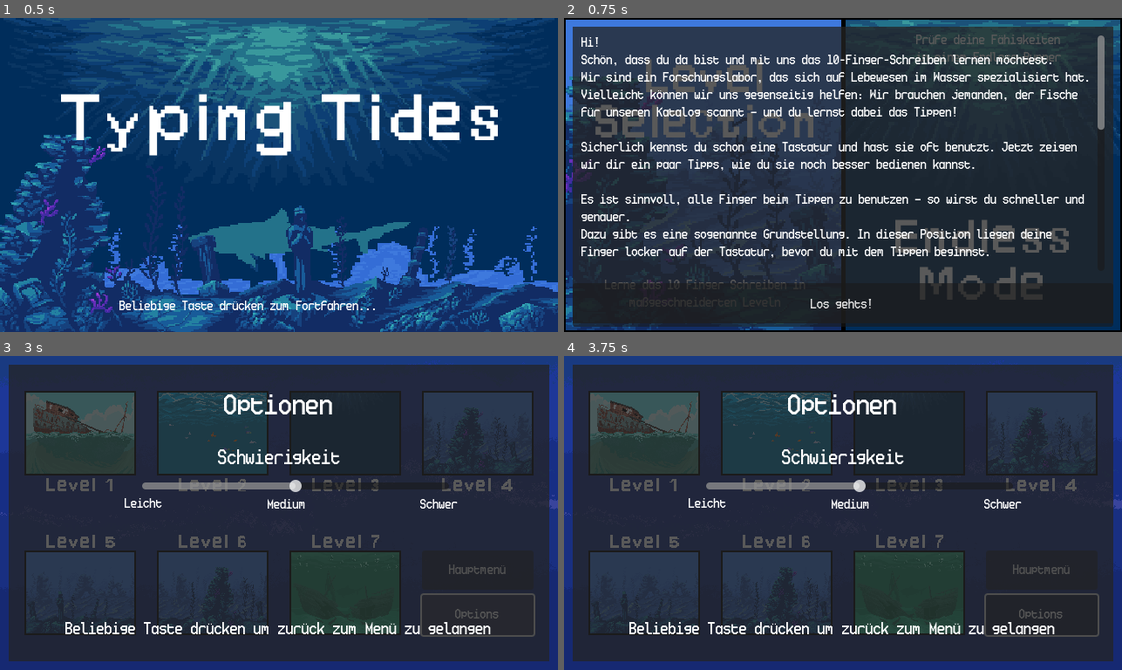
Above: before the commit, frames 1-4 (two rows, left to right).
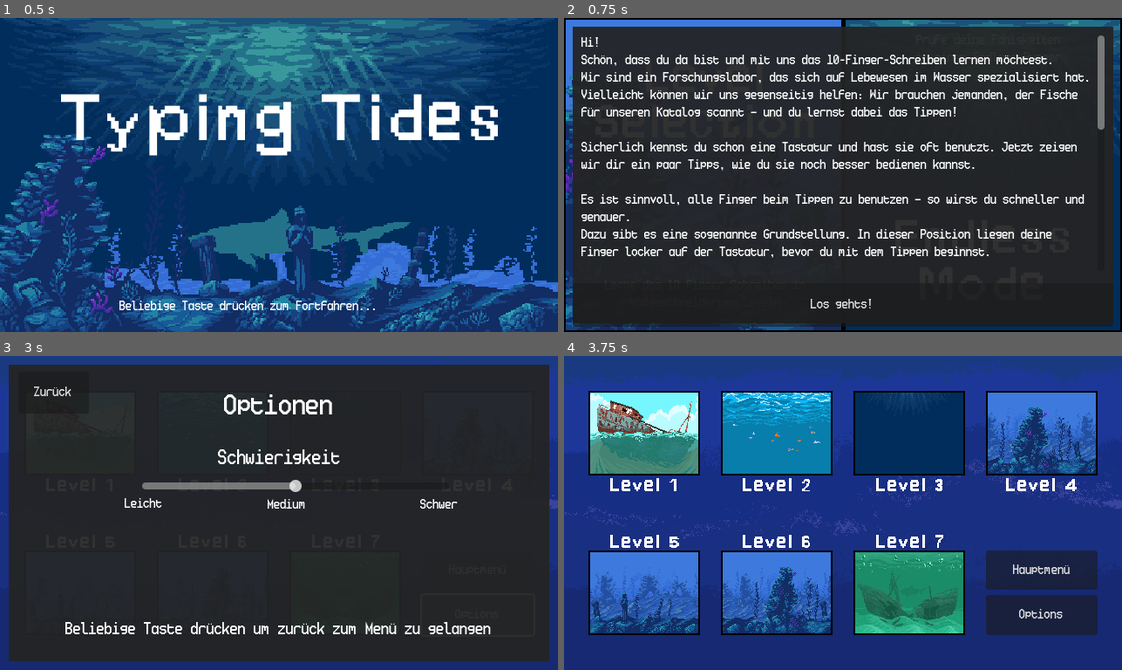
Above: after the commit, the same moments.

Repository: lehmius/typing-tides
Game: Godot game, scene res://scenes/game.tscn
The game is run twice, just before and just after one commit, with the same random seed, the same clock (stepped at 60 frames per second) and the same inputs. The engine's default icon, where the game draws it, is replaced by a stand-in: a white triangle on a blue panel in a dark square.
Inputs (mouse positions are in pixels of both pictures, inside the frame that each line leads up to):
- Up to frame 1 (0.5 s): no input
- Up to frame 2 (0.75 s): tap Enter at 0.5 s; move the mouse to (965, 159) at 0.52 s; click (965, 159) at 0.67 s
- Up to frame 3 (3 s): click "Los gehts!" at 1.25 s; tap Space at 2 s; move the mouse to (167, 528) at 2.02 s; click (167, 528) at 2.17 s; click "Options" at 2.75 s
- Up to frame 4 (3.75 s): click (619, 393) at 3.5 s, where only the run after the commit has a clickable "Zurück"

Frame 1 is identical in both runs. In frame 2, 23% of the frame differs, in the area x 1-91%, y 2-85%; in frame 3, 18%; in frame 4, 87%, in the area x 1-99%, y 2-98%.

Commit message:
Added back button to options

Diff:
--- a/scenes/options.tscn
+++ b/scenes/options.tscn
@@ -81,3 +81,11 @@
 theme_override_font_sizes/font_size = 20
 text = "Beliebige Taste drücken um zurück zum Menü zu gelangen"
 horizontal_alignment = 1
+
+[node name="Back" type="Button" parent="."]
+layout_mode = 0
+offset_left = 21.0
+offset_top = 18.0
+offset_right = 102.0
+offset_bottom = 66.0
+text = "Zurück"
--- a/scenes/popup.tscn
+++ b/scenes/popup.tscn
@@ -4,7 +4,7 @@
 [ext_resource type="PackedScene" uid="uid://eks7rlb74et5" path="res://scenes/pause_component.tscn" id="3_gxv0h"]
 
 [sub_resource type="StyleBoxFlat" id="StyleBoxFlat_cpc1a"]
-bg_color = Color(0.141176, 0.141176, 0.141176, 0.756863)
+bg_color = Color(0.141176, 0.141176, 0.141176, 0.941176)
 
 [node name="Popup" type="Control"]
 custom_minimum_size = Vector2(640, 360)
--- a/scripts/options.gd
+++ b/scripts/options.gd
@@ -3,6 +3,7 @@
 #@onready var dbutton = $Popup/deutsch
 #@onready var ebutton = $Popup/englisch
 @onready var difficultySlider = $Popup/HSlider
+@onready var backButton = $Back
 
 func _ready() -> void:
 	'''
@@ -20,6 +21,7 @@
 	difficultySlider.connect("value_changed",newDifficulty)
 	difficultySlider.mouse_entered.connect(hoverSound)
 	difficultySlider.value=GlobalState.difficulty
+	backButton.pressed.connect(close)
 
 
 func hoverSound() -> void:
@@ -43,5 +45,8 @@
 
 func _input(event: InputEvent) -> void:
 	if event is InputEventKey and event.is_pressed() and not event.is_echo():
-		SignalBus.loadLevel.emit(-2)
-		queue_free()
+		close()
+
+func close() -> void:
+	SignalBus.loadLevel.emit(-2)
+	queue_free()
